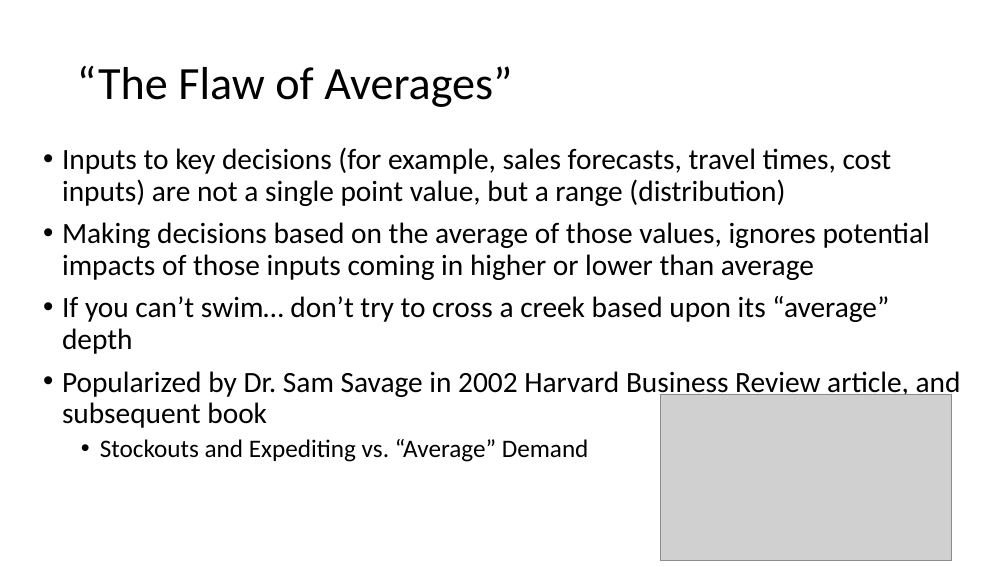
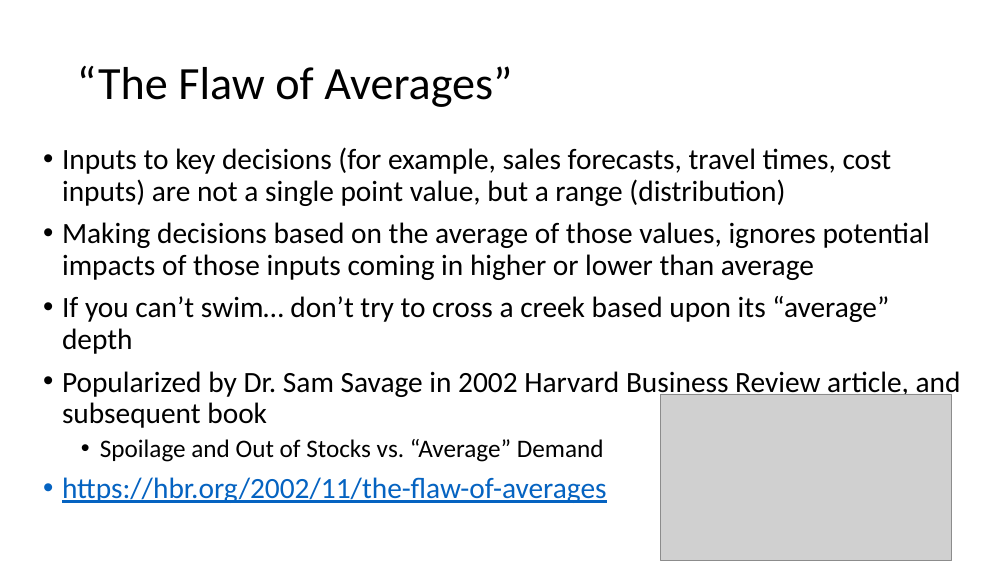
Before and after one commit to datadrivensupplychain/montecarlo_simulation, a slide deck: slide 5 of Monte Carlo Simulation training - no logo.pptx (slide 3 before the commit). Drawn at 1008x567 pixels with LibreOffice and Linux fonts; fonts in the diff are those of the drawing; grey boxes stand for pictures. Boxes give left, top, right and bottom in pixels: in the first picture for what was removed or moved away, otherwise in the second. Text is boxed around its words. In the diff, an @@ line names an element or a change of style, - is before the commit and + after.

```diff
--- a/Monte Carlo Simulation training - no logo.pptx
+++ b/Monte Carlo Simulation training - no logo.pptx
@@ text at bbox=[62, 439, 607, 503]: text changed; size 24 to 28 pt; text colour #000000 to #0563C1 @@
-  • Stockouts and Expediting vs. “Average” Demand
+  • Spoilage and Out of Stocks vs. “Average” Demand
+• https://hbr.org/2002/11/the-flaw-of-averages
```
Also in this commit, not shown: 4 other slides changed, 2 slides added.
